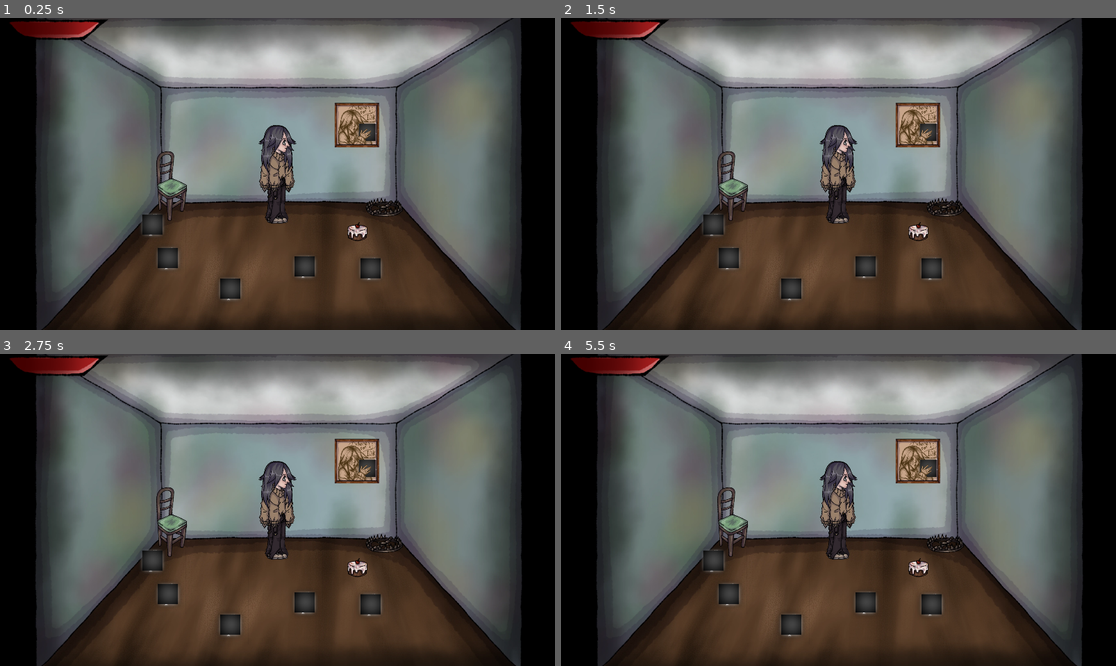
Above: before the commit, frames 1-4 (two rows, left to right).
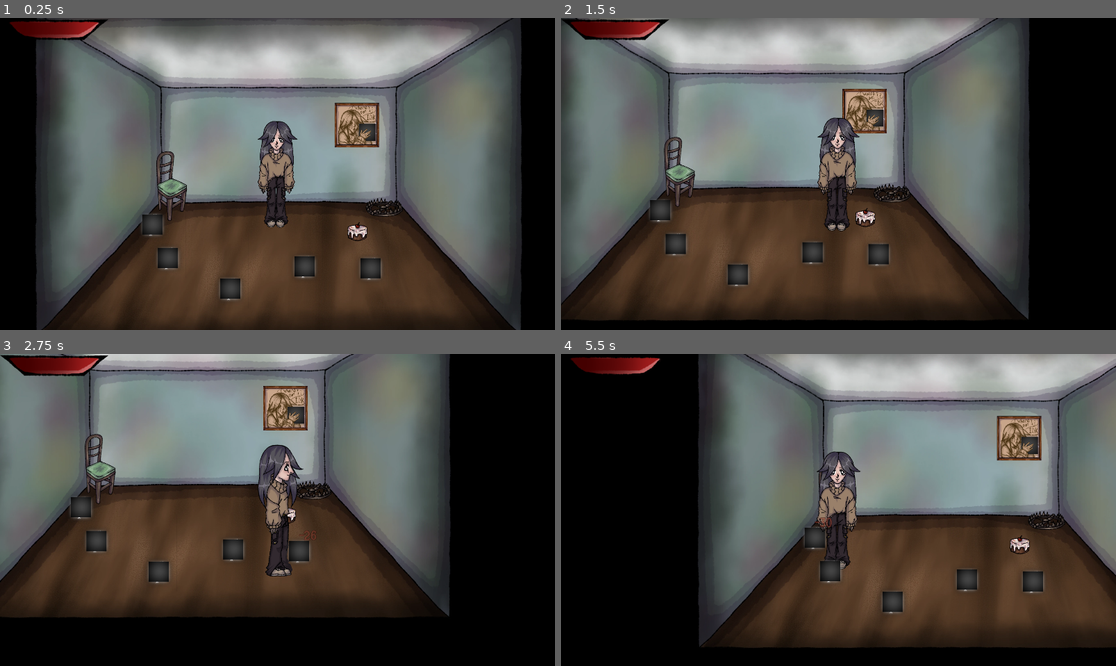
Above: after the commit, the same moments.

Repository: usynin78-web/ayak
Game: Godot game, scene res://loc/roomtest/roomtest.tscn
Two runs of this game, one before a commit and one after it. Both use one fixed random seed, a clock stepped at 60 frames per second and the inputs below. This scene is started directly instead of the project's main scene.
Inputs (mouse positions are in pixels of both pictures, inside the frame that each line leads up to):
- Up to frame 1 (0.25 s): no input
- Up to frame 2 (1.5 s): tap Enter at 0.5 s; move the mouse to (960, 158) at 0.52 s; hold D (ui_right) 0.53-1.28 s; click (960, 158) at 0.6 s; move the mouse to (727, 189) at 1.27 s; hold S (ui_down) from 1.28 s (still down); click (727, 189) at 1.35 s
- Up to frame 3 (2.75 s): move the mouse to (333, 441) at 2.02 s; release S (ui_down) at 2.03 s; hold D (ui_right) from 2.03 s (still down); tap E (interact) at 2.1 s; click (333, 441) at 2.3 s
- Up to frame 4 (5.5 s): tap R (restart_game) at 2.75, 3.5 s; move the mouse to (810, 572) at 2.77 s; release D (ui_right) at 2.78 s; hold W (ui_up) 2.78-3.53 s; click (810, 572) at 2.85 s; move the mouse to (1005, 556) at 3.52 s; hold A (ui_left) 3.53-5.03 s; click (1005, 556) at 3.6 s; move the mouse to (672, 463) at 4.27 s; tap E (interact) at 4.35 s; click (672, 463) at 4.55 s; move the mouse to (866, 510) at 5.02 s; hold S (ui_down) from 5.03 s (still down); click (866, 510) at 5.1 s

The runs differ from the first frame. In frame 1, 1.1% of the frame differs, in the area x 46-54%, y 32-68%; in frame 2, 66%; in frame 3, 75%; in frame 4, 75%, in the area x 6-100%, y 0-100%.
Error before the commit: Parse Error: Unindent doesn't match the previous indentation level. (res://animch/c3/c3.gd:83)

Commit message:
Update c3.gd

Diff:
--- a/animch/c3/c3.gd
+++ b/animch/c3/c3.gd
@@ -5,8 +5,6 @@
 
 # Время между ударами.
 const ATTACK_COOLDOWN := 0.2
-const ATTACK_RANGE := 230.0
-const ATTACK_HALF_WIDTH := 90.0
 
 @onready var sprite_front: Sprite2D = $c3f
 @onready var sprite_back: Sprite2D = $c3b
@@ -19,12 +17,9 @@
 
 var direction := Vector2.ZERO
 
-
 # Последнее направление взгляда Кира.
 var look_direction := Vector2.DOWN
 
-
-var facing_direction := Vector2.DOWN
 var base_scale := Vector2(1, 1)
 
 func _process(_delta: float) -> void:
@@ -81,20 +76,6 @@
 
     if direction != Vector2.ZERO:
         hide_all_sprites()
-  if abs(direction.x) > abs(direction.y):
-   if direction.x > 0:
-    facing_direction = Vector2.RIGHT
-    sprite_right.visible = true
-   else:
-    facing_direction = Vector2.LEFT
-    sprite_left.visible = true
-  else:
-   if direction.y > 0:
-    facing_direction = Vector2.DOWN
-    sprite_front.visible = true
-   else:
-    facing_direction = Vector2.UP
-    sprite_back.visible = true
 
         if abs(direction.x) > abs(direction.y):
             if direction.x > 0:
@@ -183,26 +164,6 @@
         if hp == null:
             continue
 
- var target = _find_attack_target(targets)
-
- if target != null:
-  var hp = target.get_node_or_null("AnimatedSprite2D/Area2D/HealthComponent")
-
-  print("Выбранная цель:", target.name)
-  print("HP найден:", hp)
-
-  if hp != null and hp.has_method("take_damage"):
-   var damage := randi_range(20, 30)
-
-   print("Кир ударил кубик")
-   hp.take_damage(damage)
-  elif hp == null:
-   print("HP не найден")
-  else:
-   print("Нет метода take_damage")
- else:
-  print("Нет цели в зоне удара")
-
         if not hp.has_method("take_damage"):
             print("Нет метода take_damage")
             continue
@@ -220,63 +181,3 @@
 
     # Разрешаем следующую атаку.
     can_attack = true
- # Разрешаем следующую атаку.
- can_attack = true
-
-
-func _find_attack_target(targets: Array) -> Node2D:
- var attack_origin := feer_marker.global_position
- var attack_direction := facing_direction.normalized()
- var side_direction := Vector2(-attack_direction.y, attack_direction.x)
- var best_target: Node2D = null
- var best_score := INF
-
- for target in targets:
-  if not (target is Node2D):
-   continue
-
-  var target_node := target as Node2D
-  var hp = target_node.get_node_or_null("AnimatedSprite2D/Area2D/HealthComponent")
-
-  if hp == null or not hp.has_method("take_damage"):
-   print("Цель без HealthComponent или take_damage:", target_node.name)
-   continue
-
-  var target_position := _get_target_aim_position(target_node)
-  var to_target := target_position - attack_origin
-  var forward_distance := to_target.dot(attack_direction)
-  var side_distance := abs(to_target.dot(side_direction))
-
-  print("Цель:", target_node.name)
-  print("Вперёд:", forward_distance, " Вбок:", side_distance)
-
-  if forward_distance < 0.0:
-   print("Цель позади")
-   continue
-
-  if forward_distance > ATTACK_RANGE:
-   print("Слишком далеко")
-   continue
-
-  if side_distance > ATTACK_HALF_WIDTH:
-   print("Слишком далеко сбоку")
-   continue
-
-  # Главный критерий — насколько цель лежит на линии удара. Дистанция вперёд
-  # используется вторым весом, чтобы при равном направлении выбрать ближнего врага.
-  var score := side_distance + forward_distance * 0.15
-
-  if score < best_score:
-   best_score = score
-   best_target = target_node
-
- return best_target
-
-
-func _get_target_aim_position(target: Node2D) -> Vector2:
- var target_marker := target.get_node_or_null("Marker2D") as Node2D
-
- if target_marker != null:
-  return target_marker.global_position
-
- return target.global_position
